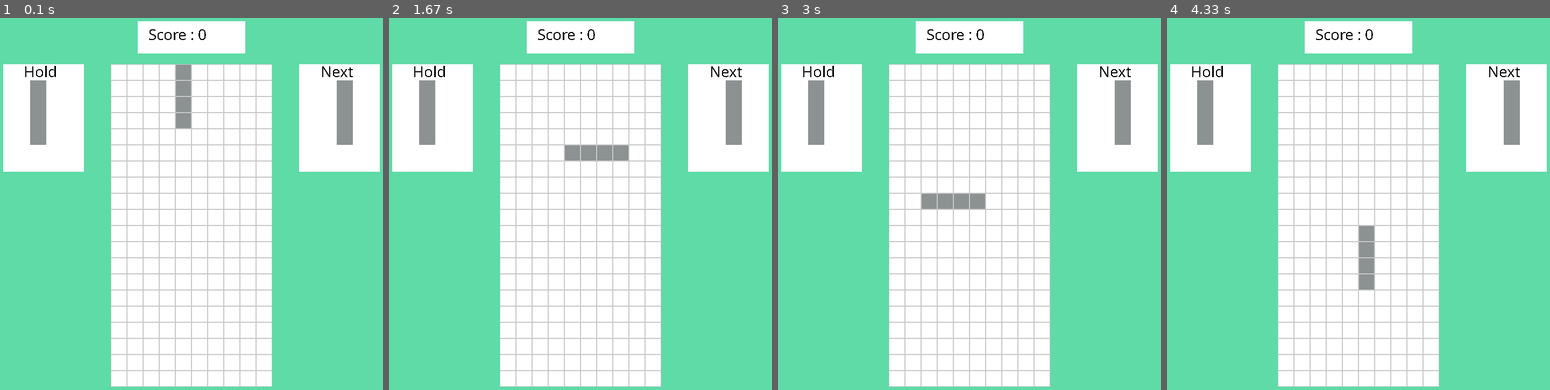
Above: before the commit, frames 1-4 (left to right).
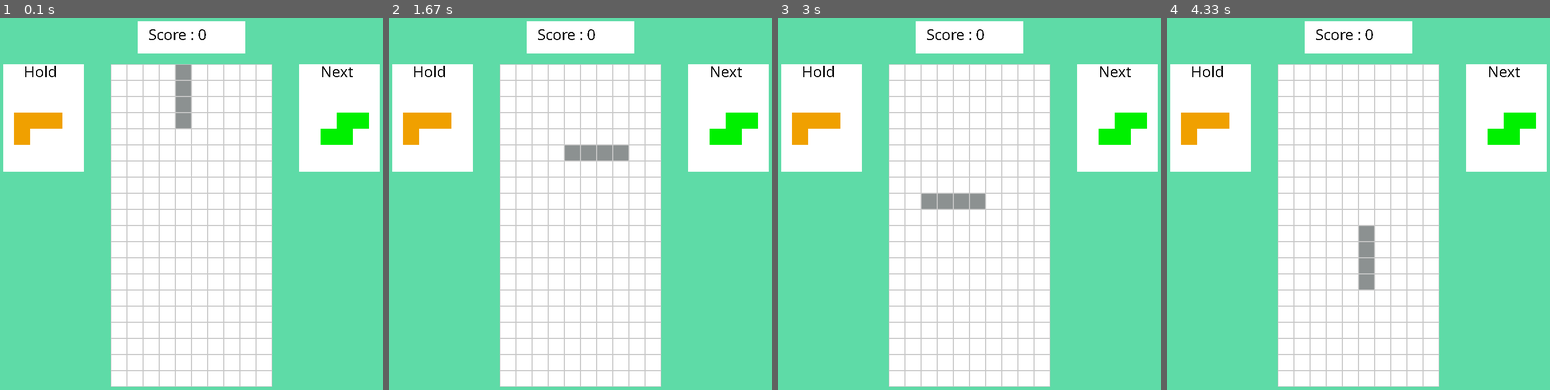
Above: after the commit, the same moments.

Repository: SamiFatmi/Tetris-AI
Game: pygame game, started from tetris_pygame.py
Same seed, same stepped clock (60 frames per second), same inputs: the game is played once before the commit and once after it.
Inputs:
- Up to frame 1 (0.1 s): no input
- Up to frame 2 (1.67 s): hold Right 0.33-0.8 s; hold Up 0.83-1.13 s; hold Right 1.17-1.63 s
- Up to frame 3 (3 s): hold Left 1.67-2.2 s; hold Down 2.23-2.53 s; hold Left 2.57-2.97 s
- Up to frame 4 (4.33 s): hold Up 3-3.37 s; hold Right 3.4-4.03 s; hold Down from 4.07 s (still down)

The runs differ from the first frame. In frame 1, 2.4% of the frame differs, in the area x 3-97%, y 16-35%; in frame 2, 2.4%; in frame 3, 2.4%; in frame 4, 2.4%.

Commit message:
Minor edit

Diff:
--- a/classes.py
+++ b/classes.py
@@ -6,8 +6,7 @@
     def __init__(self) -> None:
         self.position = (4,2)
         self.orientation = 1
-        #self.element_name = random.choice(["L","J","I","O","S","Z","T"])
-        self.element_name = "I"
+        self.element_name = random.choice(["L","J","I","O","S","Z","T"])
         self.body = self.element_body()
         self.color = self.element_color()
 
